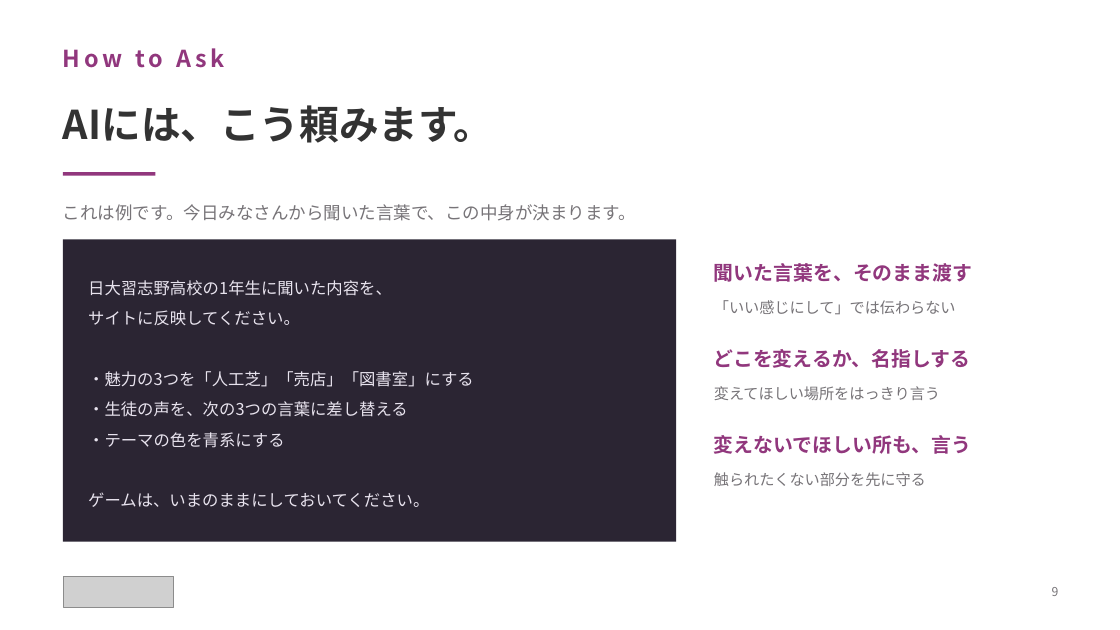
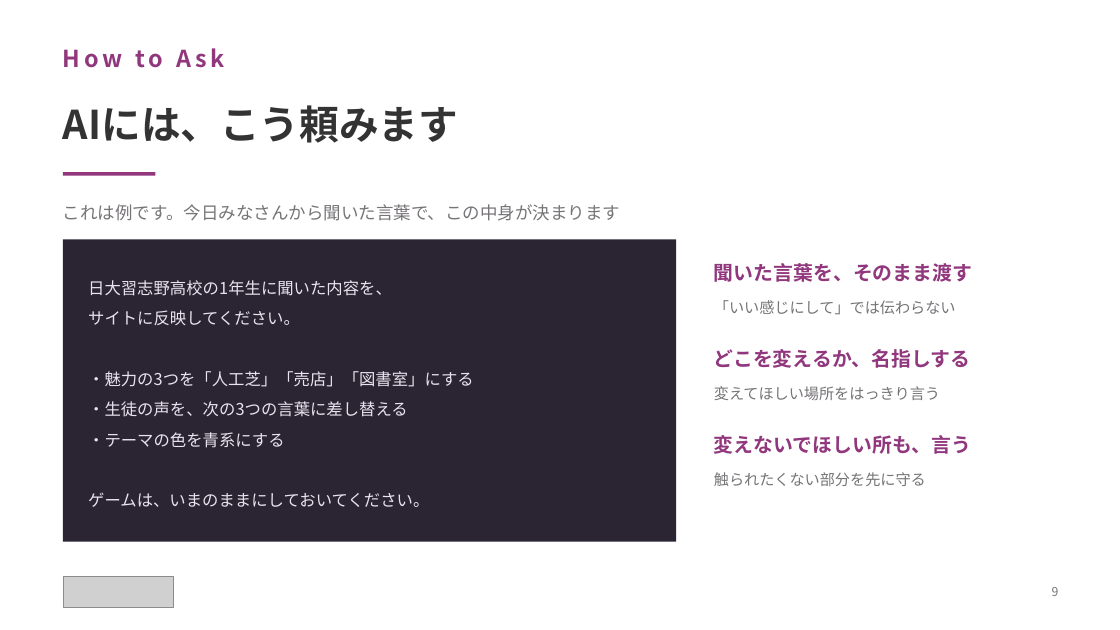
Before and after one commit to yutakaJssst/narashino-visit-1, a slide deck: slide 9 of slides/nichinara20260908.pptx. Drawn at 1120x630 pixels with LibreOffice and Linux fonts; fonts in the diff are those of the drawing; grey boxes stand for pictures. Boxes give left, top, right and bottom in pixels: in the first picture for what was removed or moved away, otherwise in the second. Text is boxed around its words. In the diff, an @@ line names an element or a change of style, - is before the commit and + after.

```diff
--- a/slides/nichinara20260908.pptx
+++ b/slides/nichinara20260908.pptx
@@ text at bbox=[63, 105, 458, 143]: text changed @@
-AIには、こう頼みます。
+AIには、こう頼みます
@@ text at bbox=[63, 204, 620, 221]: text changed @@
-これは例です。今日みなさんから聞いた言葉で、この中身が決まります。
+これは例です。今日みなさんから聞いた言葉で、この中身が決まります
```
Also in this commit, not shown: 15 other slides changed, 2 other files.
